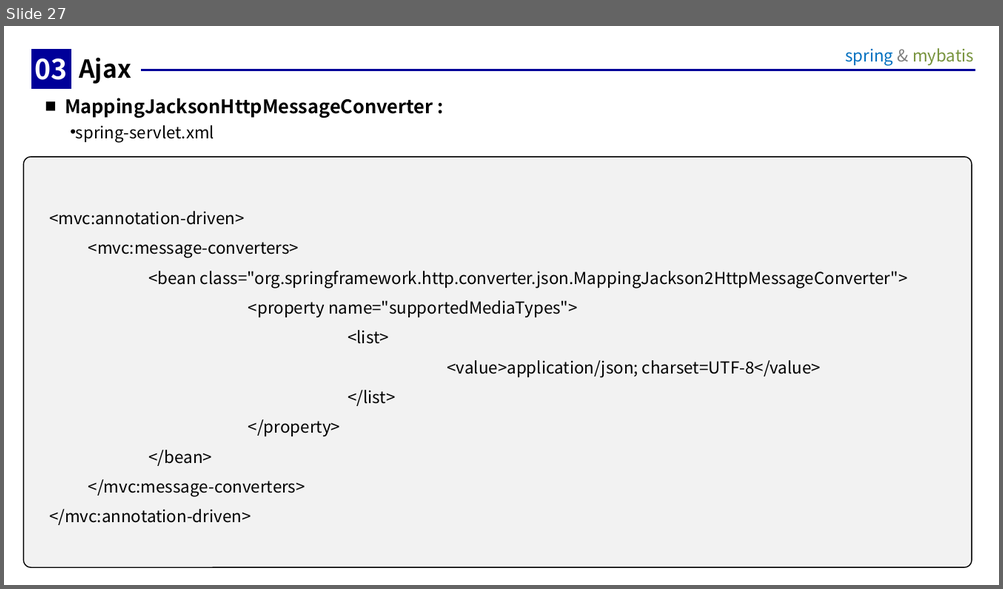
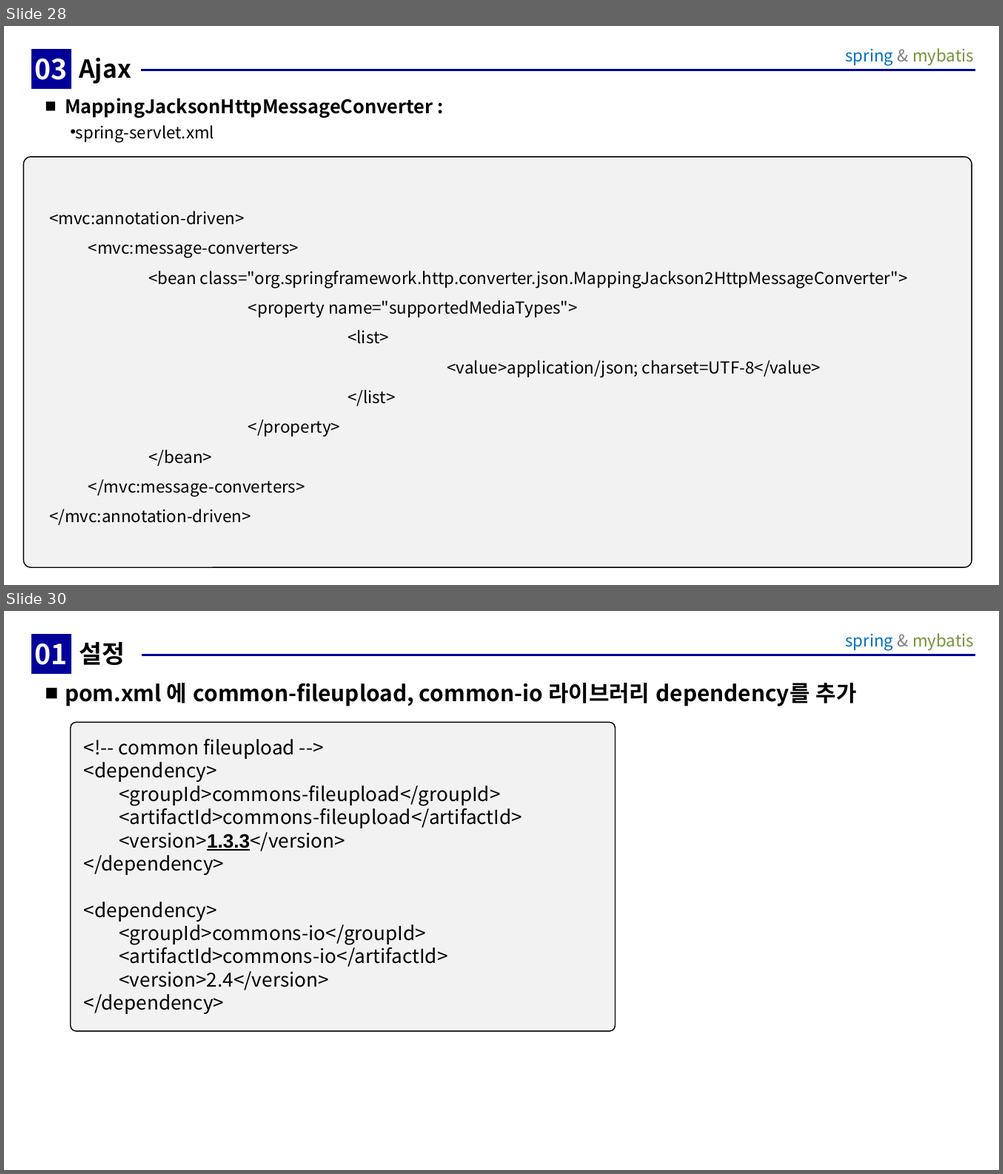
Before and after one commit to sonddokki/class_file, a slide deck: 강의자료/06.spring/프로젝트생성.ppt. Shown one above the other, each under a label of ours: slide 27 before the commit, slides 28 and 30 after it; the slides between them are not shown. The pictures are 1003x589 and 1003x1174 pixels, drawn with LibreOffice and Linux fonts; fonts in the diff are those of the drawing. Boxes give left, top, right and bottom in pixels: in the first picture for what was removed or moved away, otherwise in the second. Text is boxed around its words. In the diff, an @@ line names an element or a change of style, - is before the commit and + after.

```diff
--- a/강의자료/06.spring/프로젝트생성.ppt
+++ b/강의자료/06.spring/프로젝트생성.ppt
@@ slide 30 added at box(4, 611, 999, 1170), background #FFFFFF; not listed: 2 template elements that a slide beside it also shows @@
@@ text added at box(32, 634, 71, 672), fill #000099, outline #000099 0.26 pt, 20 pt, text #FFFFFF, bold @@
+01
@@ title added at box(79, 642, 125, 665), 18 pt, text #000000, bold @@
+설정
@@ text added at box(65, 683, 856, 706), 16 pt, text #000000, bold @@
+■ pom.xml 에 common-fileupload, common-io 라이브러리 dependency를 추가
@@ rounded rectangle added at box(71, 723, 614, 1032), fill #F2F2F2, outline #000000 0.74 pt, 14 pt, text #000000 @@
+<!-- common fileupload -->
+<dependency>
+<groupId>commons-fileupload</groupId>
+<artifactId>commons-fileupload</artifactId>
+<version>1.3.3</version>
+</dependency>
+<dependency>
+<groupId>commons-io</groupId>
+<artifactId>commons-io</artifactId>
+<version>2.4</version>
+</dependency>
@@ what was slide 27 is now slide 28 @@
```
Also in this commit, not shown: 2 slides changed, 4 other slides added, 22 other files.
